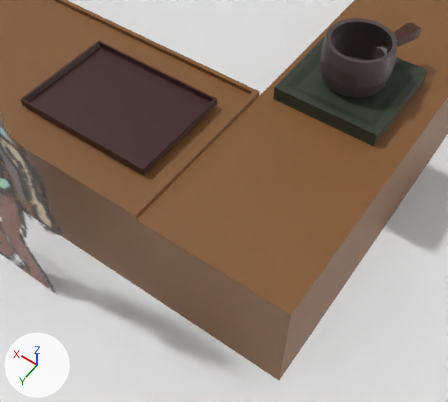
The Blender file ART/blender models/brewing_env.blend, before and after one commit.
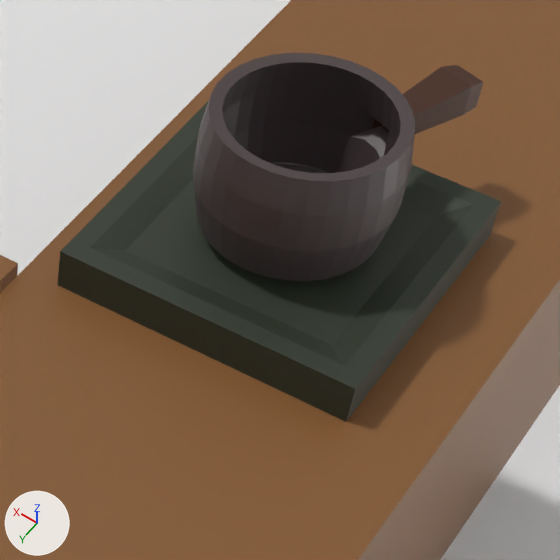
Each version is shown from a 50 mm lens placed at (-6.58, 4.75, 6.97), pointed at (-3.95, 1.08, 1.2), then close up on the part from 57% to 100% of the width and 0% to 48% of the height. The lights are fixed; the arrows at lower left show +X, +Y and +Z. The older version's two pictures come first.

Objects in the first close-up: 'Burner-col', 'Counter', 'FloorWalls', 'Kettle-col'.
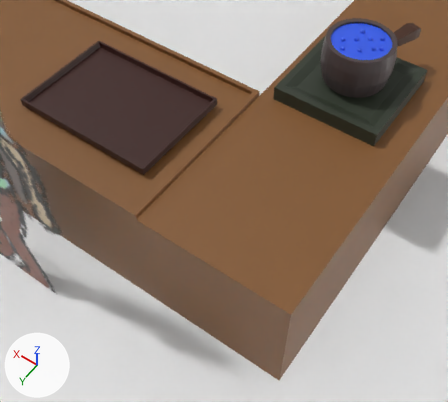
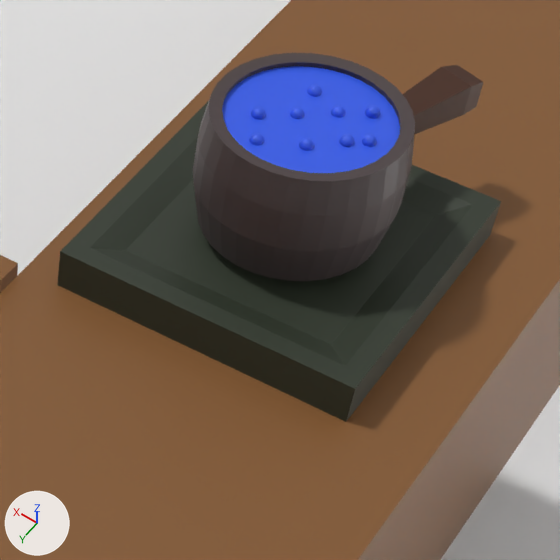
Pixel boxes [x1, y1, x2, y2] of what changed, in the close-ups (560 x 560 px):
'KettleWater', added (blue): after [222, 66, 400, 173]

Diff of the bpy script that builds the scene:
```diff
--- a/ART/blender models/brewing_env.blend.py
+++ b/ART/blender models/brewing_env.blend.py
@@ mat_kettlewater @@
+mat_kettlewater = principled_material('KettleWater')
+mat_kettlewater.base_color = (0.0307, 0.104, 0.8)  # blue #315be7
@@ me_cylinder_001 @@
+me_cylinder_001.from_pydata(...)  # 4370 vertices, 4609 faces; spans x -1.0..1.0, y -1.0..1.0, z -0.08..0.12
+me_cylinder_001.materials.append(mat_kettlewater)  # blue #315be7
@@ ob_kettlewater @@
+ob_kettlewater = bpy.data.objects.new('KettleWater', me_cylinder_001)
+ob_kettlewater.parent = ob_kettle_col
+ob_kettlewater.matrix_parent_inverse = Matrix(((2.162, -0.678, 0.0, 8.814), (0.678, 2.162, 0.0, 5.28), (0.0, 0.0, 2.571, -5.939), (0.0, 0.0, 0.0, 1.0)))
+ob_kettlewater.location = (-4.409, -1.059, 2.354)
+ob_kettlewater.rotation_euler = (0.0, 0.0, -0.304)  # degrees (0, 0, -17)
+ob_kettlewater.scale = (0.365, 0.365, 0.322)
+_m = ob_kettlewater.modifiers.new('Solidify', 'SOLIDIFY')
+_m.thickness = 0.13
```
